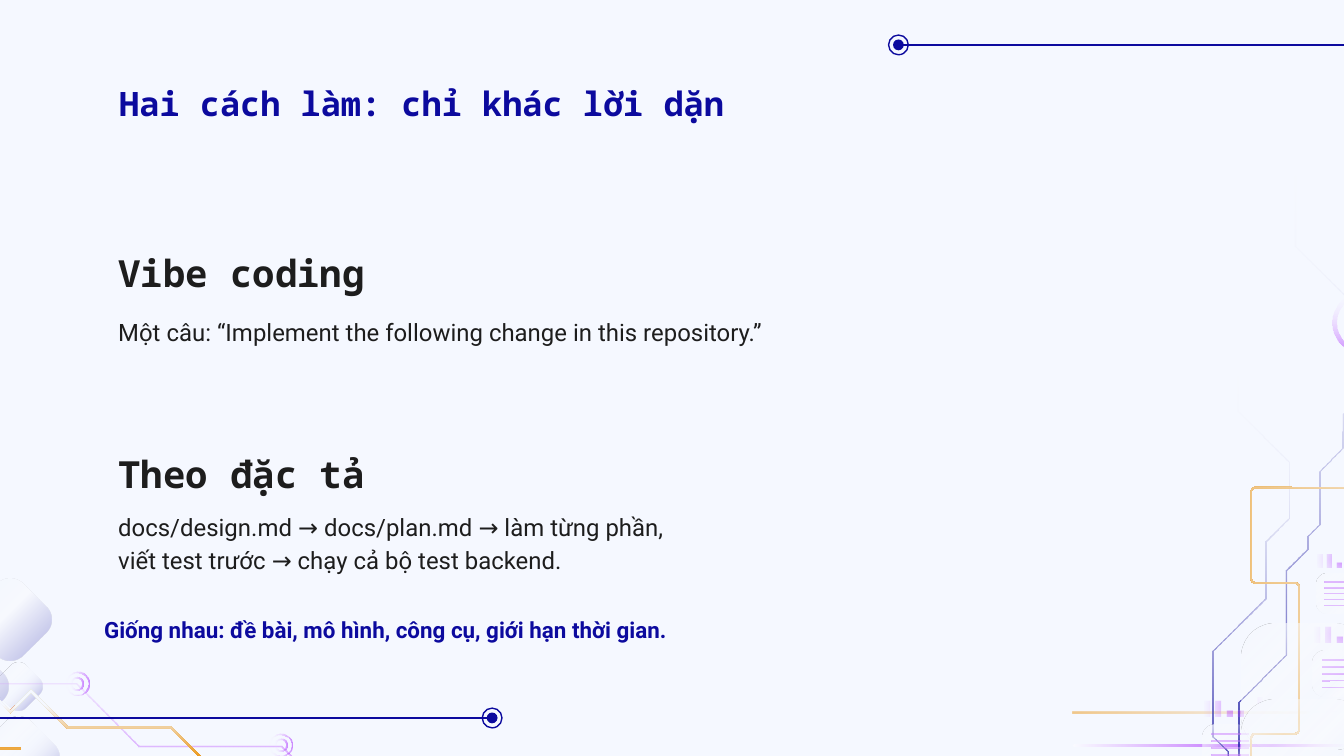
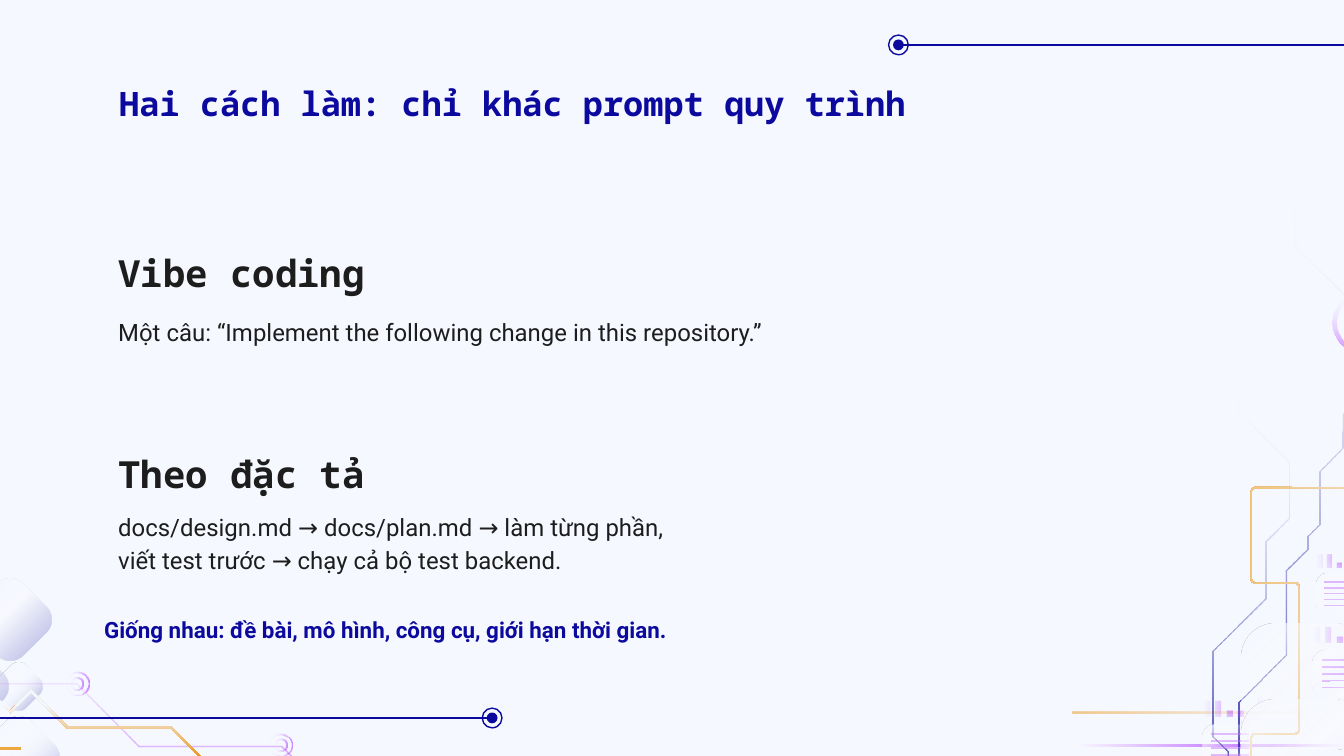
Before and after one commit to doanan293/vipharmind-ai-sdlc-study, a slide deck: slide 9 of docs/presentation/vipharmind-slides.pptx. Drawn at 1344x756 pixels with LibreOffice and Linux fonts; fonts in the diff are those of the drawing; background and template pictures are left out. Boxes give left, top, right and bottom in pixels: in the first picture for what was removed or moved away, otherwise in the second. Text is boxed around its words. In the diff, an @@ line names an element or a change of style, - is before the commit and + after.

```diff
--- a/docs/presentation/vipharmind-slides.pptx
+++ b/docs/presentation/vipharmind-slides.pptx
@@ text at bbox=[119, 88, 906, 125]: text changed @@
-Hai cách làm: chỉ khác lời dặn
+Hai cách làm: chỉ khác prompt quy trình
```
Also in this commit, not shown: 16 other slides changed, 27 other files.
